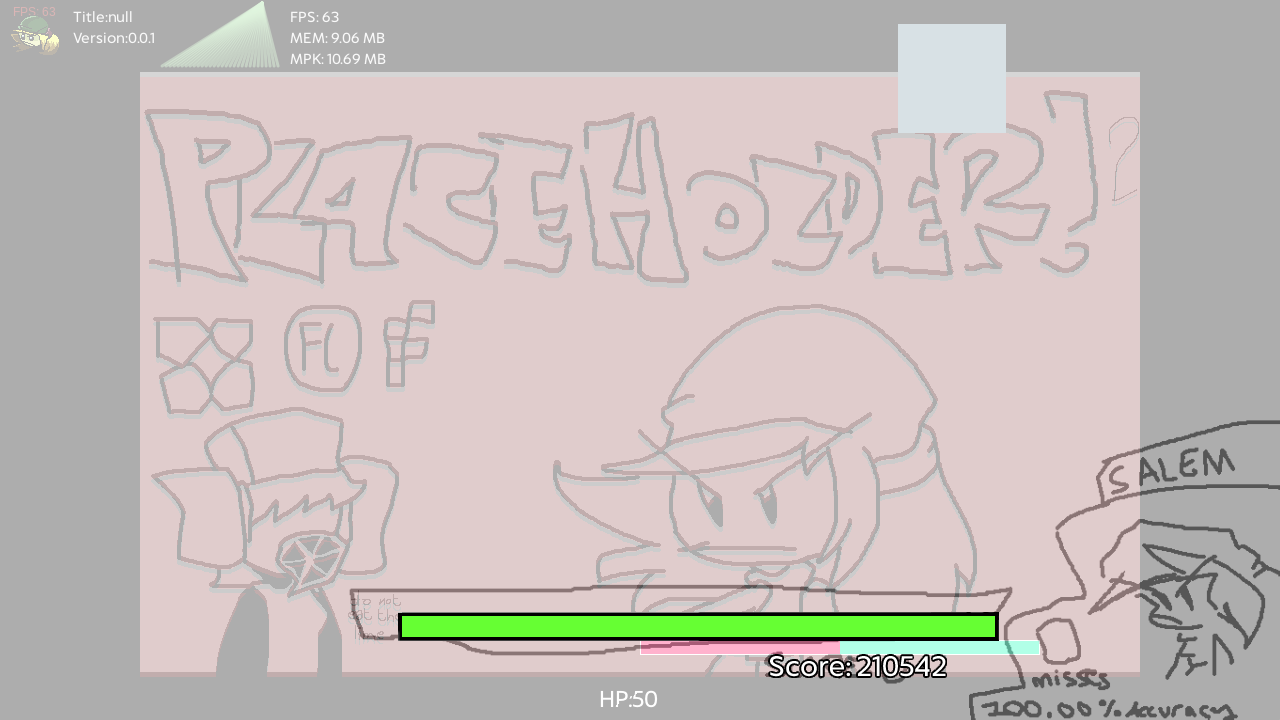
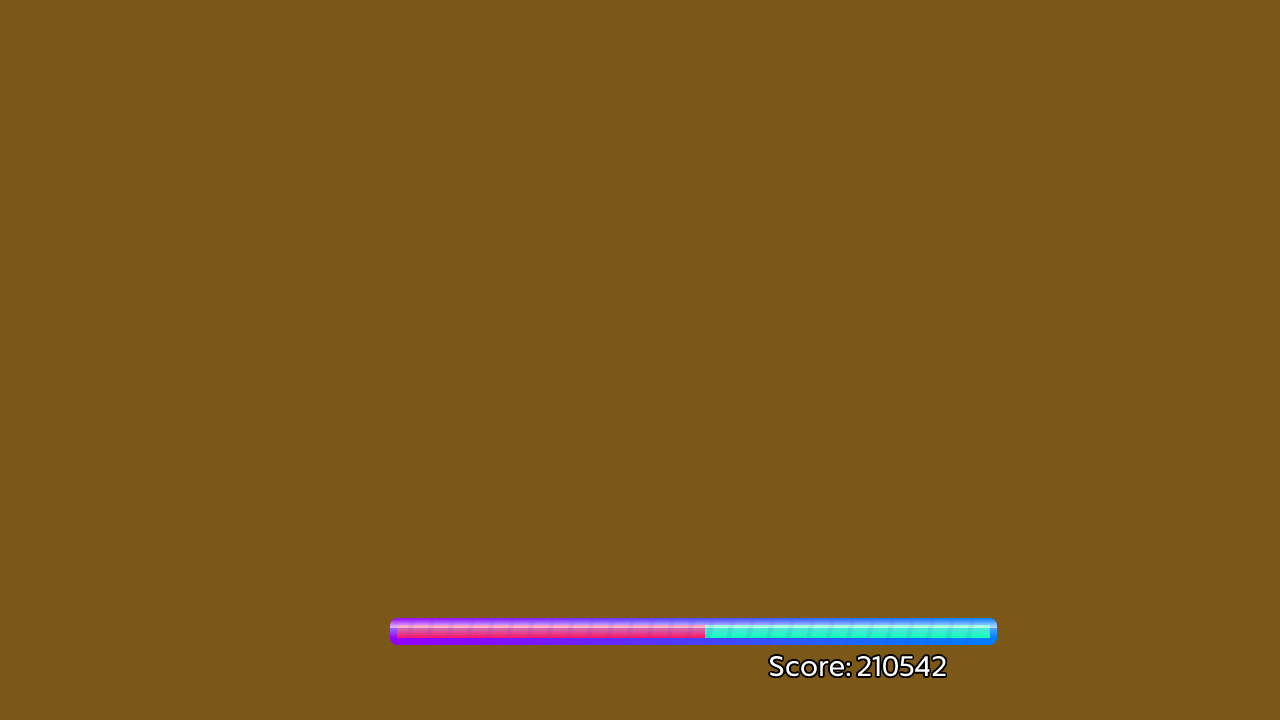
Layers edited between the first and the second (1280, 720) image:
added group "HP Bar" with 135 layers above "FNF Ref R copy" over (390, 617, 997, 646)
added layer "HP Bar (No Fill)" in group "HP Bar" over (390, 617, 997, 646)
added layer "OG HP Bar" in group "HP Bar" over (397, 625, 990, 638)
moved "FNF Ref R" into group "hp bar refs", painted on it over (393, 612, 999, 641)
hid "Layer 1" over (0, 0, 1280, 720)
hid "UI Concept 2" over (201, 220, 1280, 720)
added layer "Brown" above "Background" over (0, 0, 1280, 720)
